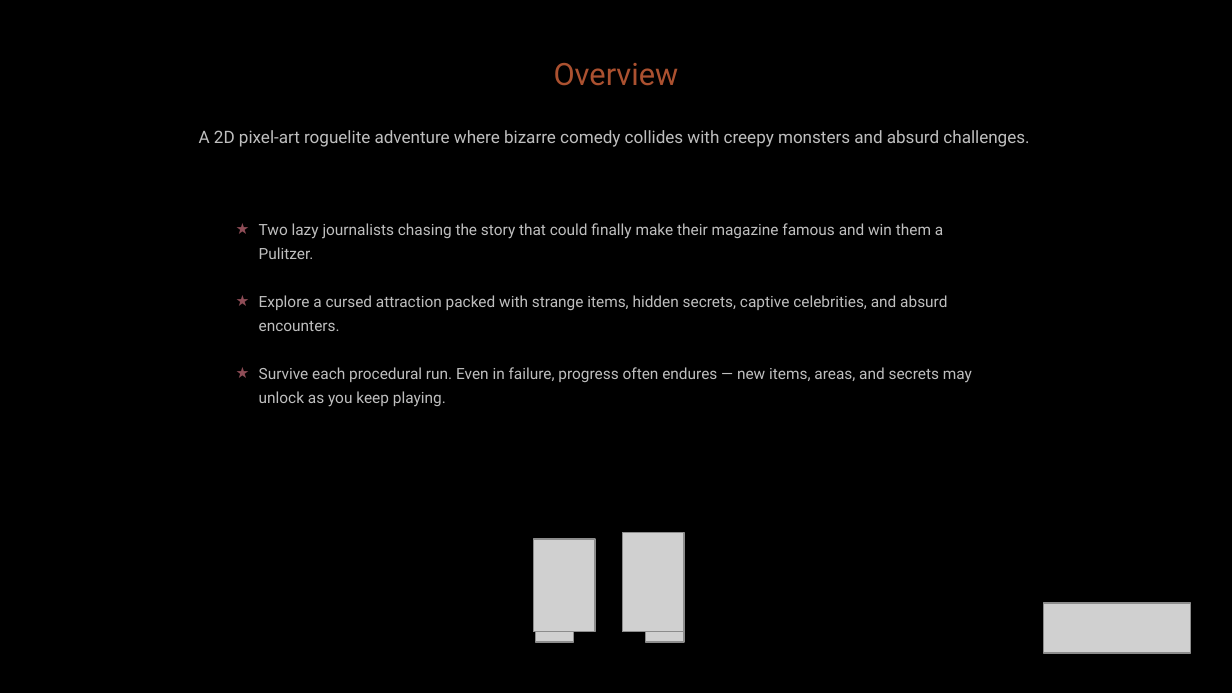
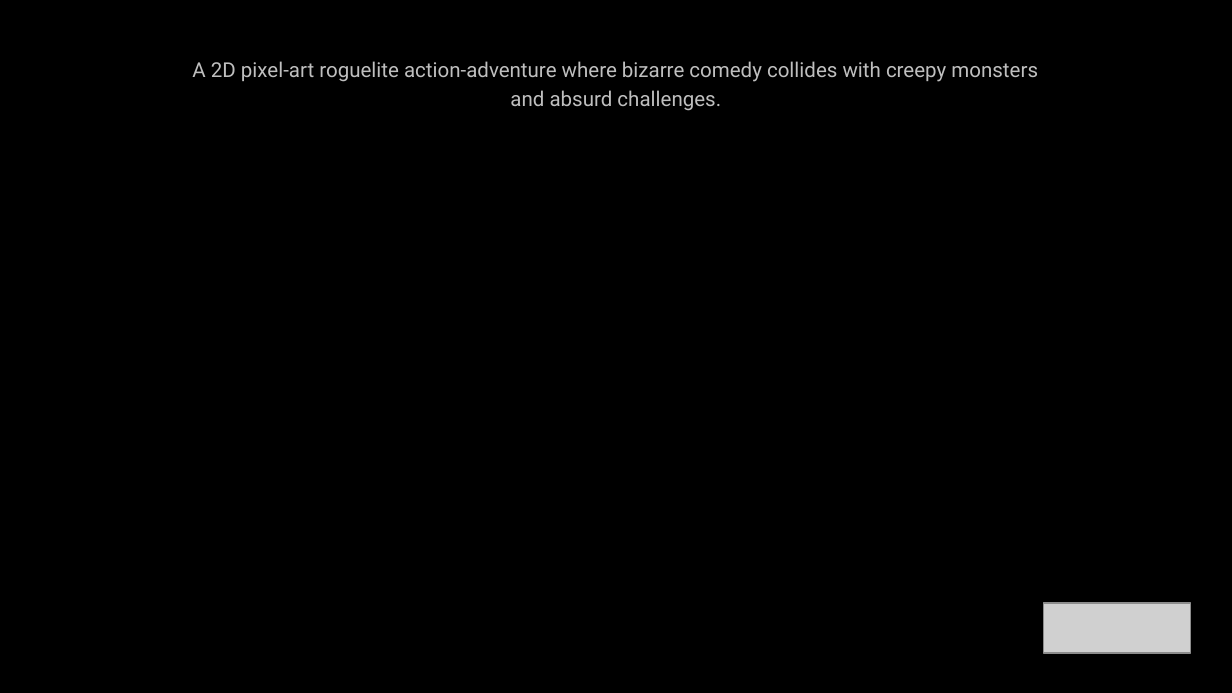
Before and after one commit to diegohcanepa/Remizione, a slide deck: slide 2 of Pitch Deck.pptx. Drawn at 1232x693 pixels with LibreOffice and Linux fonts; fonts in the diff are those of the drawing; grey boxes stand for pictures; background and template pictures are left out. Boxes give left, top, right and bottom in pixels: in the first picture for what was removed or moved away, otherwise in the second. Text is boxed around its words. In the diff, an @@ line names an element or a change of style, - is before the commit and + after.

```diff
--- a/Pitch Deck.pptx
+++ b/Pitch Deck.pptx
@@ subtitle at (192, 61, 1038, 111): text changed; size 10 to 12 pt @@
-A 2D pixel-art roguelite adventure where bizarre comedy collides with creepy monsters and absurd challenges.
+A 2D pixel-art roguelite action-adventure where bizarre comedy collides with creepy monsters and absurd challenges.
@@ title removed at (554, 63, 679, 86) @@
-Overview
@@ text removed at (259, 223, 972, 407) @@
-★ Two lazy journalists chasing the story that could finally make their magazine famous and win them a Pulitzer.
-★ Explore a cursed attraction packed with strange items, hidden secrets, captive celebrities, and absurd encounters.
-★ Survive each procedural run. Even in failure, progress often endures — new items, areas, and secrets may unlock as you keep playing.
@@ picture removed at (622, 532, 684, 631) @@
@@ picture removed at (533, 540, 595, 632) @@
@@ picture removed at (536, 623, 574, 643) @@
@@ picture removed at (646, 623, 684, 643) @@
```
Also in this commit, not shown: 13 other slides changed, 1 slide added, 2 slides removed, 5 other files.
